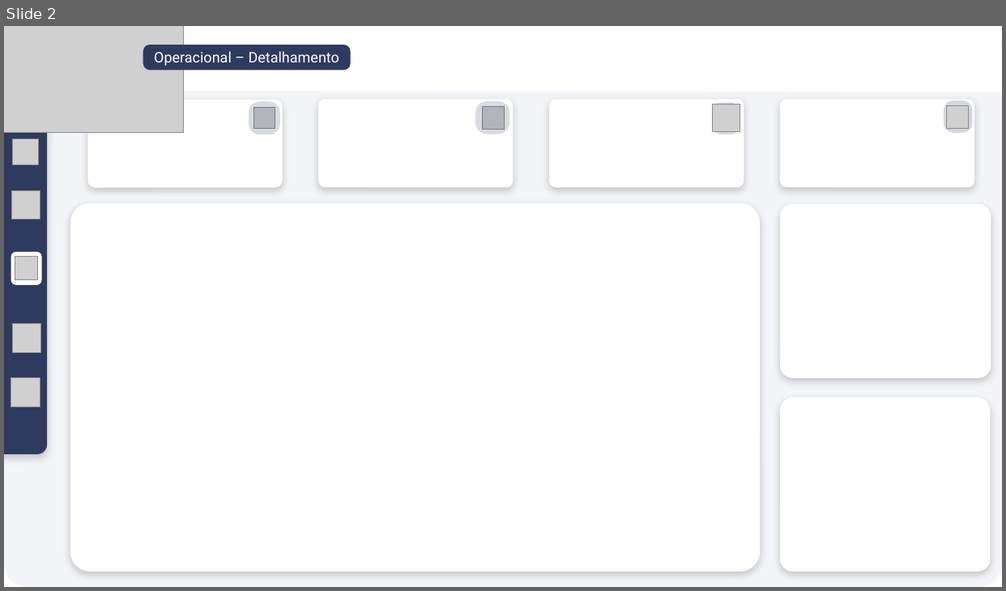
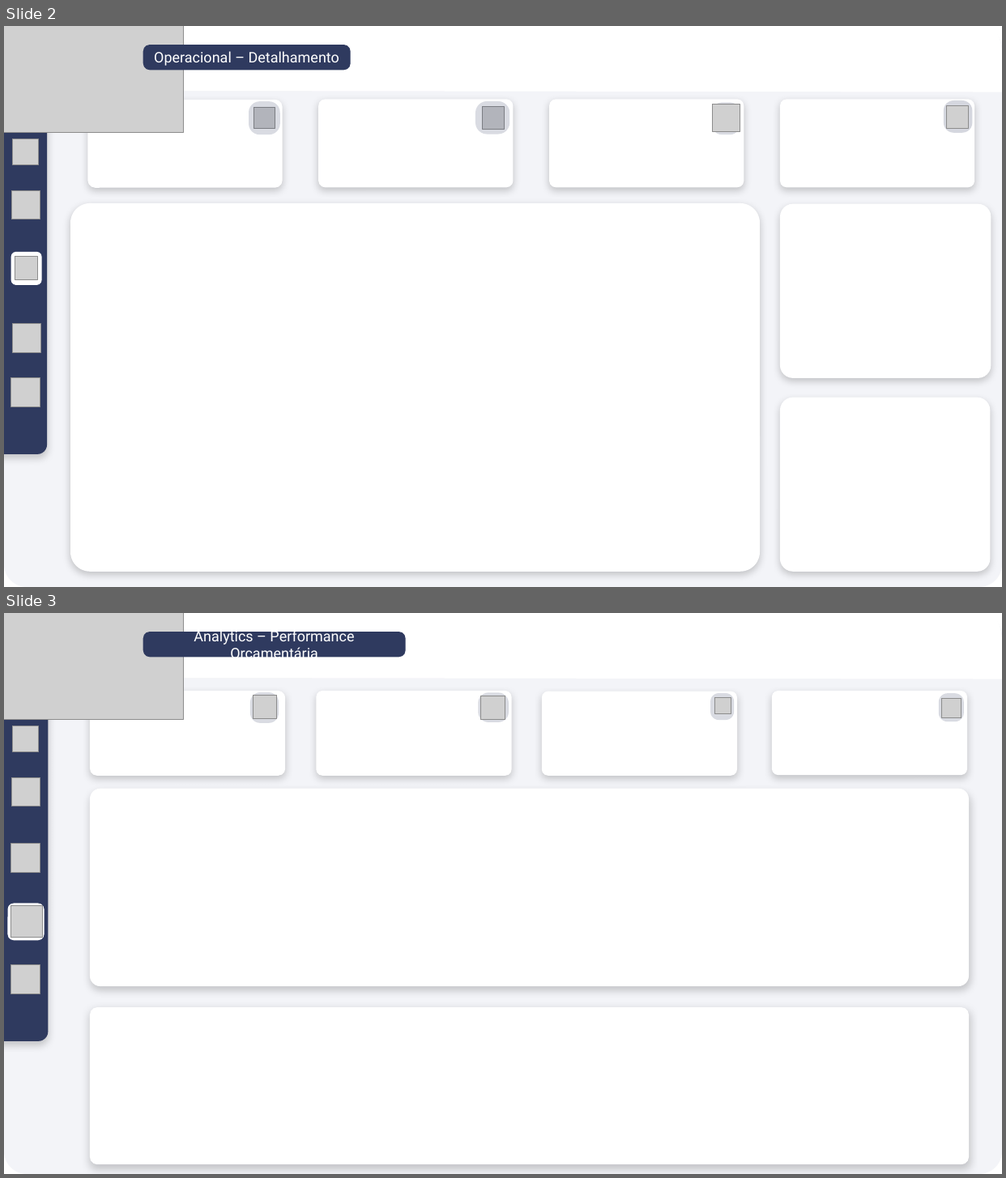
Before and after one commit to Lucas-Pires-ds/controle-orcamentario-analytics-pipeline, a slide deck: dashboards/Mockup dashboard (em construção).pptx. Shown one above the other, each under a label of ours: slide 2 before the commit, slides 2 and 3 after it. The pictures are 1006x591 and 1006x1178 pixels, drawn with LibreOffice and Linux fonts; fonts in the diff are those of the drawing; grey boxes stand for pictures. Boxes give left, top, right and bottom in pixels: in the first picture for what was removed or moved away, otherwise in the second. Text is boxed around its words. In the diff, an @@ line names an element or a change of style, - is before the commit and + after.

Commit message:
feat: Aba Analytics - Performance finalizada

```diff
--- a/dashboards/Mockup dashboard (em construção).pptx
+++ b/dashboards/Mockup dashboard (em construção).pptx
@@ slide 3 added at (4,613,1002,1174), background #FFFFFF @@
@@ rounded rectangle added at (4,613,1002,1174), fill #F3F4F8 @@
@@ freeform shape added at (4,613,1002,679), fill #FFFFFF @@
@@ picture added at (4,613,183,720) @@
@@ rounded rectangle added at (143,632,406,658), fill #2F3A5F, 14 pt, text #FFFFFF @@
+Analytics – Performance Orçamentária
@@ rounded rectangle added at (4,687,49,1041), fill #2F3A5F @@
@@ rounded rectangle added at (90,691,286,776), fill #FFFFFF @@
@@ rounded rectangle added at (250,692,279,723), fill #2F3A5F at 18% opacity @@
@@ picture added at (253,695,276,718) @@
@@ rounded rectangle added at (316,691,512,776), fill #FFFFFF @@
@@ rounded rectangle added at (478,692,509,722), fill #2F3A5F at 18% opacity @@
@@ picture added at (481,696,505,720) @@
@@ rounded rectangle added at (542,692,737,776), fill #FFFFFF @@
@@ rounded rectangle added at (710,693,734,720), fill #2F3A5F at 18% opacity @@
@@ picture added at (714,697,731,715) @@
@@ rounded rectangle added at (772,691,967,776), fill #FFFFFF @@
@@ rounded rectangle added at (939,693,965,722), fill #2F3A5F at 18% opacity @@
@@ picture added at (942,698,962,718) @@
@@ picture added at (13,726,39,752) @@
@@ picture added at (11,777,40,806) @@
@@ rounded rectangle added at (90,789,969,987), fill #FFFFFF @@
@@ picture added at (11,844,40,872) @@
@@ rounded rectangle added at (8,904,44,941), fill #FFFFFF @@
@@ picture added at (10,905,42,937) @@
@@ picture added at (11,965,40,994) @@
@@ rounded rectangle added at (90,1007,969,1165), fill #FFFFFF @@
```
Also in this commit, not shown: 1 slide removed, 1 other file.
